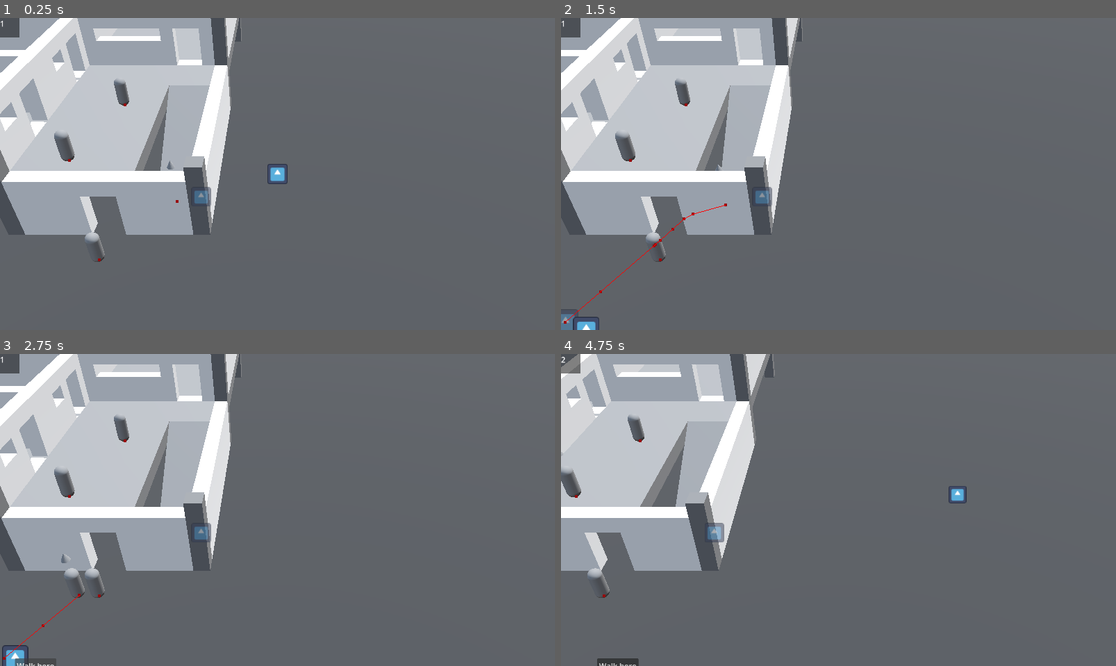
Above: before the commit, frames 1-4 (two rows, left to right).
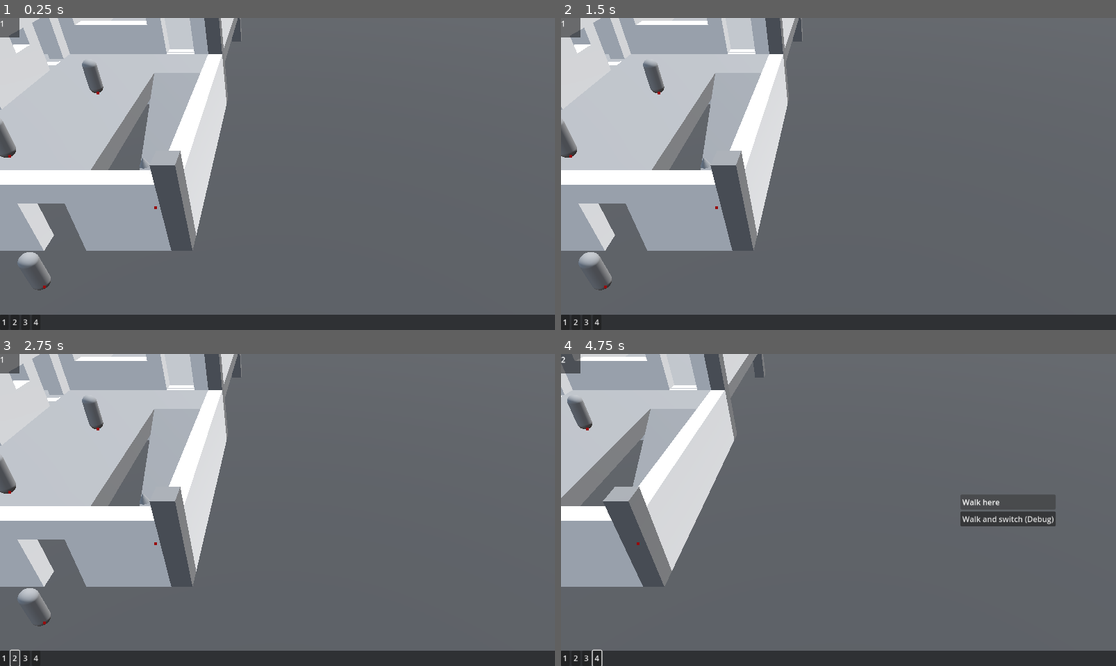
Above: after the commit, the same moments.

Repository: bedroomvampire/sblife
Game: Godot game, scene res://node_3d.tscn
Same seed, same stepped clock (60 frames per second), same inputs: the game is played once before the commit and once after it. The engine's default icon, where the game draws it, is replaced by a stand-in: a white triangle on a blue panel in a dark square.
Inputs (mouse positions are in pixels of both pictures, inside the frame that each line leads up to):
- Up to frame 1 (0.25 s): no input
- Up to frame 2 (1.5 s): click (566, 323) at 0.5 s, where only the run after the commit has a clickable "1"; click "Walk here" at 1.25 s
- Up to frame 3 (2.75 s): click (16, 659) at 2 s, where only the run after the commit has a clickable "2"
- Up to frame 4 (4.75 s): click (588, 659) at 2.75 s, where only the run after the commit has a clickable "3"; click (599, 659) at 3.5 s, where only the run after the commit has a clickable "4"; tap Enter (ui_accept) at 4.25, 4.52 s; move the mouse to (960, 494) at 4.27 s; hold D (right) from 4.28 s (still down); click (960, 494) at 4.35 s; tap Space (switch_sim) at 4.55 s

The runs differ from the first frame. In frame 1, 21% of the frame differs, in the area x 0-100%, y 0-100%; in frame 2, 21%; in frame 3, 21%; in frame 4, 24%.

Commit message:
Some changes here

Diff:
--- /dev/null
+++ b/HBoxContainer.gd
@@ -0,0 +1,11 @@
+extends HBoxContainer
+
+
+# Called when the node enters the scene tree for the first time.
+func _ready():
+	pass # Replace with function body.
+
+
+# Called every frame. 'delta' is the elapsed time since the previous frame.
+func _process(delta):
+	pass
--- a/Node3D2.gd
+++ b/Node3D2.gd
@@ -1,8 +1,13 @@
 extends CharacterBody3D
 
-@onready var marker = $Marker3D
-@onready var spring = $Marker3D/SpringArm3D
-@onready var camera = $Marker3D/SpringArm3D/Camera3D
+@onready var marker = $Node3D/Marker3D
+@onready var spring = $Node3D/Marker3D/SpringArm3D
+@onready var camera = $Node3D/Marker3D/SpringArm3D/Camera3D
+@onready var node = $Node3D
+@onready var raycast = $RayCast3D
+
+const normal_speed = 12.5
+const shift_speed = 25.0
 
 var SPEED = 20.0
 var following : bool
@@ -16,7 +21,7 @@
 var zoom_duration : float = 5
 
 @export var cam_rot : Vector2 = Vector2(37.5,0)
-@export var _zoom_level : float = 30
+@export var _zoom_level : float = 20
 
 func _ready():
 	#spring.rotation.x = cam_rot.x
@@ -54,6 +59,11 @@
 		Input.set_mouse_mode(Input.MOUSE_MODE_VISIBLE)
 		#mouse_pos = get_viewport().get_mouse_position()
 
+	if Input.is_action_pressed("shift"):
+		SPEED = shift_speed
+	else:
+		SPEED = normal_speed
+
 func handle_camera_zoom(delta):
 	if Input.is_action_pressed("zoom_up"):
 		_zoom_level -= zoom_factor * delta * 30
@@ -69,20 +79,23 @@
 	mouse_dir = mouse_dir.rotated(Vector3.UP, marker.rotation.y)
 
 	if following && target:
-		global_position.x = lerp(global_position.x, target.global_position.x, delta * 2)
-		global_position.z = lerp(global_position.z, target.global_position.z, delta * 2)
+		global_position.x = lerp(global_position.x, target.global_position.x, delta * 8)
+		global_position.z = lerp(global_position.z, target.global_position.z, delta * 8)
 	else:
 		if key_dir:
-			velocity.x = lerp(velocity.x, key_dir.x * SPEED, delta * 2)
-			velocity.z = lerp(velocity.z, key_dir.z * SPEED, delta * 2)
+			velocity.x = lerp(velocity.x, key_dir.x * SPEED, delta * 8)
+			velocity.z = lerp(velocity.z, key_dir.z * SPEED, delta * 8)
 		elif mouse_dir:
-			velocity.x = lerp(velocity.x, mouse_dir.y * SPEED, delta * 2)
-			velocity.z = lerp(velocity.z, mouse_dir.x * SPEED, delta * 2)
+			velocity.x = lerp(velocity.x, mouse_dir.y * SPEED, delta * 8)
+			velocity.z = lerp(velocity.z, mouse_dir.x * SPEED, delta * 8)
 		else:
-			velocity.x = lerp(velocity.x, 0.0, SPEED / 4 * delta)
-			velocity.z = lerp(velocity.z, 0.0, SPEED / 4 * delta)
+			velocity.x = lerp(velocity.x, 0.0, SPEED / 3 * delta)
+			velocity.z = lerp(velocity.z, 0.0, SPEED / 3 * delta)
 
 	move_and_slide()
 
+	position.y = lerp(position.y, raycast.get_collision_point().y, delta * 8)
+
+	spring.rotation.x = clamp(spring.rotation.x, deg_to_rad(-90), deg_to_rad(22.5))
 	_zoom_level = clamp(_zoom_level, min_zoom, max_zoom)
 	spring.spring_length = lerp(spring.spring_length, _zoom_level, zoom_duration * delta)
--- a/node_3d.tscn
+++ b/node_3d.tscn
@@ -1,9 +1,10 @@
-[gd_scene load_steps=16 format=3 uid="uid://bq5r4md5xxphn"]
+[gd_scene load_steps=17 format=3 uid="uid://bq5r4md5xxphn"]
 
 [ext_resource type="Script" path="res://sim_counter.gd" id="1_tij4t"]
 [ext_resource type="PackedScene" uid="uid://cmuc10t6snwjh" path="res://entities/placeholder/test_sim.tscn" id="2_hul1p"]
 [ext_resource type="Texture2D" uid="uid://ct4j8caps48y5" path="res://icon.svg" id="5_75pp0"]
 [ext_resource type="Script" path="res://label.gd" id="6_obc5f"]
+[ext_resource type="Script" path="res://HBoxContainer.gd" id="7_l58ug"]
 [ext_resource type="Script" path="res://Node3D2.gd" id="8_hrkxl"]
 [ext_resource type="Script" path="res://scripts/camera/camera.gd" id="9_megtb"]
 
@@ -303,6 +304,7 @@
 
 [node name="Sprite3D2" type="Sprite3D" parent="."]
 transform = Transform3D(1, 0, 0, 0, 1, 0, 0, 0, 1, 0, 9.53674e-07, 0.5)
+visible = false
 modulate = Color(1, 1, 1, 0.498039)
 billboard = 1
 shaded = true
@@ -331,51 +333,71 @@
 transform = Transform3D(1, 0, 0, 0, 1, 0, 0, 0, 1, 5, 0, 0)
 script = ExtResource("8_hrkxl")
 
-[node name="Marker3D" type="Marker3D" parent="Camera"]
-transform = Transform3D(1, 0, 0, 0, 1, 0, 0, 0, 1, 0, 1.5, 0)
-
-[node name="SpringArm3D" type="SpringArm3D" parent="Camera/Marker3D"]
+[node name="Node3D" type="Node3D" parent="Camera"]
+transform = Transform3D(1, 0, 0, 0, 1, 0, 0, 0, 1, -5, 0, 0)
+
+[node name="Marker3D" type="Marker3D" parent="Camera/Node3D"]
+transform = Transform3D(1, 0, 0, 0, 1, 0, 0, 0, 1, 5, 1.5, 0)
+
+[node name="SpringArm3D" type="SpringArm3D" parent="Camera/Node3D/Marker3D"]
 transform = Transform3D(1, 0, 0, 0, 0.793353, 0.608761, 0, -0.608761, 0.793353, 0, 0, 0)
 spring_length = 30.0
 
-[node name="Camera3D" type="Camera3D" parent="Camera/Marker3D/SpringArm3D"]
+[node name="Camera3D" type="Camera3D" parent="Camera/Node3D/Marker3D/SpringArm3D"]
 current = true
-fov = 37.0
+fov = 45.0
 script = ExtResource("9_megtb")
 
-[node name="PlayerArea3D" type="Area3D" parent="Camera/Marker3D/SpringArm3D/Camera3D"]
-
-[node name="CollisionShape3D" type="CollisionShape3D" parent="Camera/Marker3D/SpringArm3D/Camera3D/PlayerArea3D"]
+[node name="PlayerArea3D" type="Area3D" parent="Camera/Node3D/Marker3D/SpringArm3D/Camera3D"]
+
+[node name="CollisionShape3D" type="CollisionShape3D" parent="Camera/Node3D/Marker3D/SpringArm3D/Camera3D/PlayerArea3D"]
 shape = SubResource("CapsuleShape3D_ftqj6")
 
-[node name="Sprite3D" type="Sprite3D" parent="Camera/Marker3D/SpringArm3D/Camera3D"]
+[node name="Sprite3D" type="Sprite3D" parent="Camera/Node3D/Marker3D/SpringArm3D/Camera3D"]
 transform = Transform3D(1, 0, 0, 0, 0.63876, -0.769406, 0, 0.769406, 0.63876, 11.0665, 12.5428, -29.1139)
+visible = false
 billboard = 1
 double_sided = false
 no_depth_test = true
 texture = ExtResource("5_75pp0")
 
-[node name="Sprite3D2" type="Sprite3D" parent="Camera/Marker3D/SpringArm3D/Camera3D"]
+[node name="Sprite3D2" type="Sprite3D" parent="Camera/Node3D/Marker3D/SpringArm3D/Camera3D"]
 transform = Transform3D(1, 0, 0, 0, 1, 0, 0, 0, 1, 0, 9.53674e-07, 0.5)
+visible = false
 modulate = Color(1, 1, 1, 0.498039)
 billboard = 1
 shaded = true
 no_depth_test = true
 texture = ExtResource("5_75pp0")
 
-[node name="VBoxContainer" type="VBoxContainer" parent="Camera/Marker3D/SpringArm3D/Camera3D"]
+[node name="VBoxContainer" type="VBoxContainer" parent="Camera/Node3D/Marker3D/SpringArm3D/Camera3D"]
 visible = false
 offset_right = 86.0
-offset_bottom = 40.0
-mouse_filter = 2
-
-[node name="Button" type="Button" parent="Camera/Marker3D/SpringArm3D/Camera3D/VBoxContainer"]
-layout_mode = 2
+offset_bottom = 32.0
+mouse_filter = 0
+
+[node name="Button" type="Button" parent="Camera/Node3D/Marker3D/SpringArm3D/Camera3D/VBoxContainer"]
+layout_mode = 2
+mouse_filter = 1
 text = "Walk here"
+alignment = 0
+
+[node name="Button2" type="Button" parent="Camera/Node3D/Marker3D/SpringArm3D/Camera3D/VBoxContainer"]
+layout_mode = 2
+mouse_filter = 1
+text = "Walk and switch (Debug)"
+alignment = 0
 
 [node name="CollisionShape3D" type="CollisionShape3D" parent="Camera"]
 transform = Transform3D(1, 0, 0, 0, 1, 0, 0, 0, 1, 0, 1, 0)
 shape = SubResource("CapsuleShape3D_qgfb5")
+disabled = true
+
+[node name="RayCast3D" type="RayCast3D" parent="Camera"]
+transform = Transform3D(1, 0, 0, 0, 1, 0, 0, 0, 1, 0, 8, 0)
+target_position = Vector3(0, -1024, 0)
+collision_mask = 5
+hit_from_inside = true
 
 [node name="Control" type="Control" parent="."]
 layout_mode = 3
@@ -401,4 +423,49 @@
 offset_bottom = 40.0
 color = Color(0, 0, 0, 0.498039)
 
-[connection signal="pressed" from="Camera/Marker3D/SpringArm3D/Camera3D/VBoxContainer/Button" to="Camera/Marker3D/SpringArm3D/Camera3D" method="_on_walk_herebutton_pressed"]
+[node name="ColorRect2" type="ColorRect" parent="Control"]
+layout_mode = 1
+anchors_preset = 12
+anchor_top = 1.0
+anchor_right = 1.0
+anchor_bottom = 1.0
+offset_top = -32.0
+grow_horizontal = 2
+grow_vertical = 0
+mouse_filter = 1
+color = Color(0, 0, 0, 0.498039)
+
+[node name="HBoxContainer" type="HBoxContainer" parent="Control"]
+layout_mode = 1
+anchors_preset = 2
+anchor_top = 1.0
+anchor_bottom = 1.0
+offset_top = -32.0
+offset_right = 84.0
+grow_vertical = 0
+script = ExtResource("7_l58ug")
+
+[node name="Button" type="Button" parent="Control/HBoxContainer"]
+layout_mode = 2
+text = "1"
+
+[node name="Button2" type="Button" parent="Control/HBoxContainer"]
+layout_mode = 2
+text = "2"
+
+[node name="Button3" type="Button" parent="Control/HBoxContainer"]
+layout_mode = 2
+text = "3"
+
+[node name="Button4" type="Button" parent="Control/HBoxContainer"]
+layout_mode = 2
+text = "4"
+
+[connection signal="mouse_entered" from="Camera/Node3D/Marker3D/SpringArm3D/Camera3D/VBoxContainer/Button" to="Camera/Node3D/Marker3D/SpringArm3D/Camera3D" method="_on_control_mouse_entered"]
+[connection signal="mouse_exited" from="Camera/Node3D/Marker3D/SpringArm3D/Camera3D/VBoxContainer/Button" to="Camera/Node3D/Marker3D/SpringArm3D/Camera3D" method="_on_control_mouse_exited"]
+[connection signal="pressed" from="Camera/Node3D/Marker3D/SpringArm3D/Camera3D/VBoxContainer/Button" to="Camera/Node3D/Marker3D/SpringArm3D/Camera3D" method="_on_walk_herebutton_pressed"]
+[connection signal="mouse_entered" from="Camera/Node3D/Marker3D/SpringArm3D/Camera3D/VBoxContainer/Button2" to="Camera/Node3D/Marker3D/SpringArm3D/Camera3D" method="_on_control_mouse_entered"]
+[connection signal="mouse_exited" from="Camera/Node3D/Marker3D/SpringArm3D/Camera3D/VBoxContainer/Button2" to="Camera/Node3D/Marker3D/SpringArm3D/Camera3D" method="_on_control_mouse_exited"]
+[connection signal="pressed" from="Camera/Node3D/Marker3D/SpringArm3D/Camera3D/VBoxContainer/Button2" to="Camera/Node3D/Marker3D/SpringArm3D/Camera3D" method="_on_walk_and_switch_pressed"]
+[connection signal="mouse_entered" from="Control" to="Camera/Node3D/Marker3D/SpringArm3D/Camera3D" method="_on_control_mouse_entered"]
+[connection signal="mouse_exited" from="Control" to="Camera/Node3D/Marker3D/SpringArm3D/Camera3D" method="_on_control_mouse_exited"]
--- a/project.godot
+++ b/project.godot
@@ -85,6 +85,11 @@
 "events": [Object(InputEventKey,"resource_local_to_scene":false,"resource_name":"","device":-1,"window_id":0,"alt_pressed":false,"shift_pressed":false,"ctrl_pressed":false,"meta_pressed":false,"pressed":false,"keycode":0,"physical_keycode":32,"key_label":0,"unicode":32,"echo":false,"script":null)
 ]
 }
+shift={
+"deadzone": 0.5,
+"events": [Object(InputEventKey,"resource_local_to_scene":false,"resource_name":"","device":-1,"window_id":0,"alt_pressed":false,"shift_pressed":false,"ctrl_pressed":false,"meta_pressed":false,"pressed":false,"keycode":0,"physical_keycode":4194325,"key_label":0,"unicode":0,"echo":false,"script":null)
+]
+}
 
 [physics]
 
--- a/scripts/camera/camera.gd
+++ b/scripts/camera/camera.gd
@@ -5,6 +5,7 @@
 @onready var hit_cursor = $Sprite3D2
 var hit : Dictionary
 var is_click : bool
+var has_entered : bool
 
 func _ready():
 	main_cursor.set_as_top_level(true)
@@ -16,11 +17,13 @@
 	var query = PhysicsRayQueryParameters3D.create(origin, floor_point_from_mouse_position())
 	hit = ray.intersect_ray(query)
 	if Input.is_action_just_pressed("left_click"):
-		if hit && !is_click:
+		if hit && !is_click && !has_entered:
 			if !hit.collider is CharacterBody3D:
 				hit_cursor.global_position = hit.position
 				asdfghjkl()
 				#TestScript.pos = hit.position
+		elif !has_entered:
+			qwertyuiop()
 
 	if Input.is_action_just_pressed("ui_cancel"):
 		if is_click:
@@ -53,3 +56,18 @@
 func qwertyuiop():
 	$VBoxContainer.visible = false
 	is_click = false
+
+func _on_control_mouse_entered():
+	print("asdasd")
+	has_entered = true
+
+func _on_control_mouse_exited():
+	print("wrywr")
+	has_entered = false
+
+
+func _on_walk_and_switch_pressed():
+	SimMoveCommands.move_sim(TestScript.selected_num, hit_cursor.global_position)
+	TestScript.switch_sim_forward()
+	$VBoxContainer.visible = false
+	is_click = false
--- a/test_script.gd
+++ b/test_script.gd
@@ -11,7 +11,10 @@
 # Called every frame. 'delta' is the elapsed time since the previous frame.
 func _process(_delta):
 	if Input.is_action_just_pressed("switch_sim"):
-		if selected_num >= sims_available:
-			selected_num = 1
-		else:
-			selected_num += 1
+		switch_sim_forward()
+
+func switch_sim_forward():
+	if selected_num >= sims_available:
+		selected_num = 1
+	else:
+		selected_num += 1
